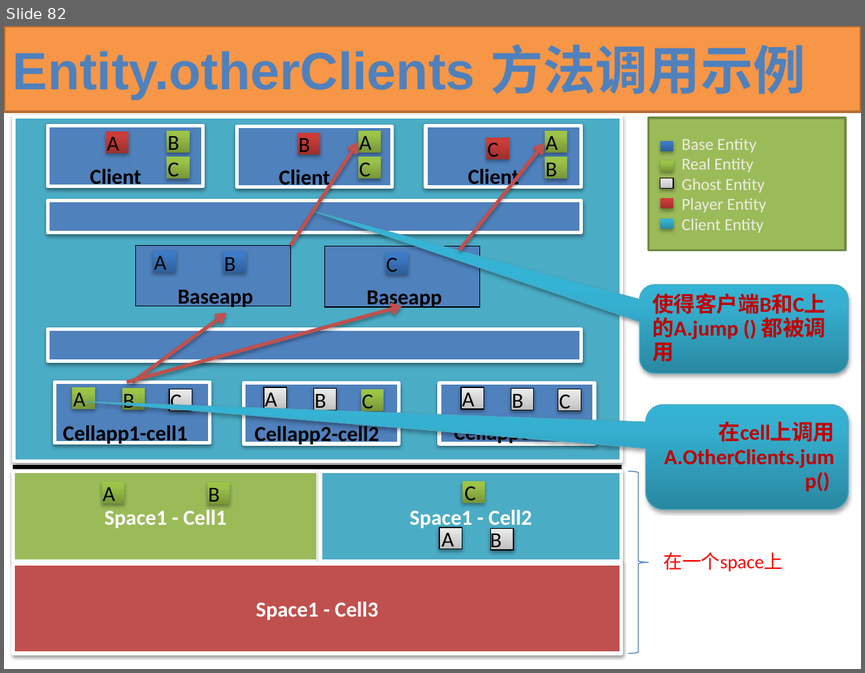
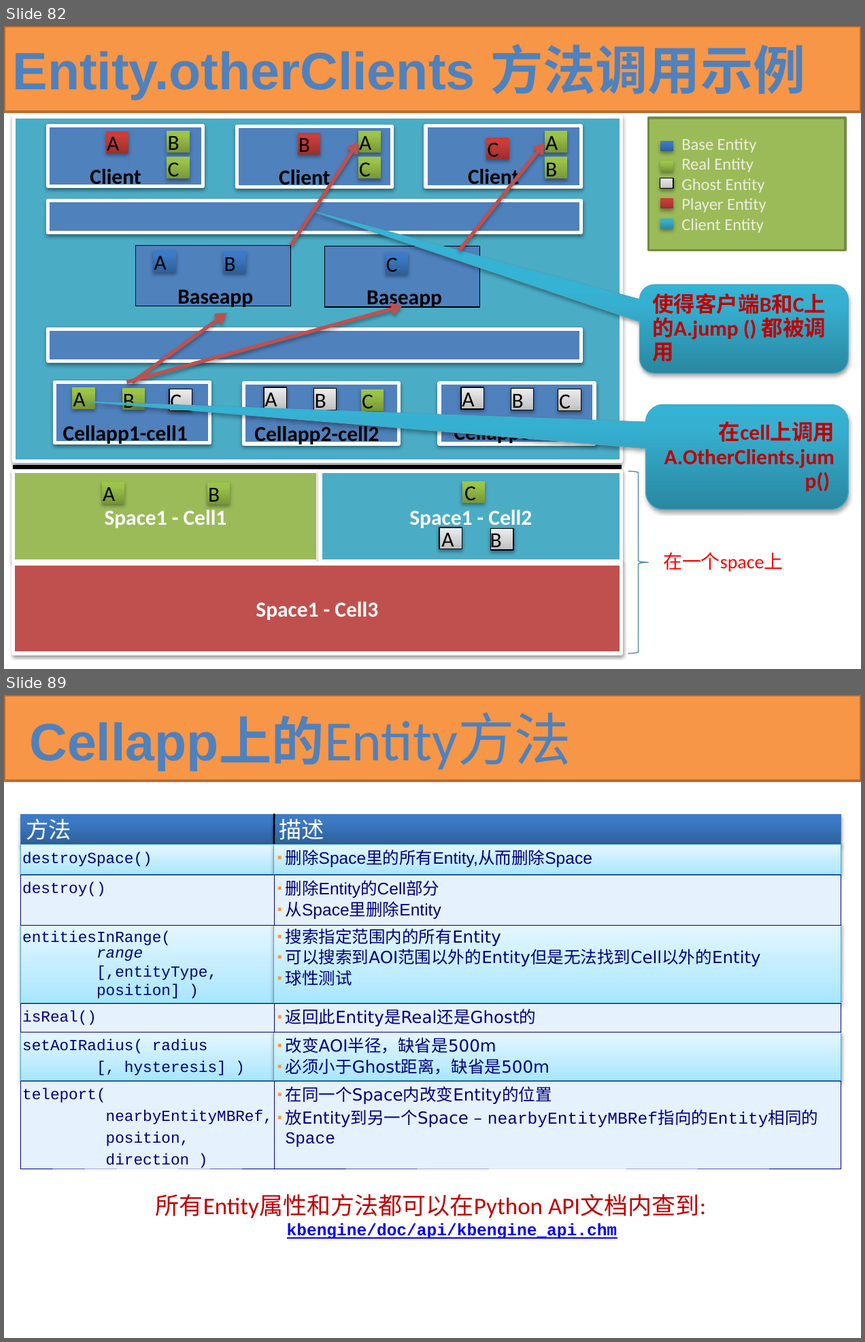
Before and after one commit to kbengine/kbengine_docs, a slide deck: KBEngine技术预览.pptx. Shown one above the other, each under a label of ours: slide 82 before the commit, slides 82 and 89 after it; the slides between them are not shown. The pictures are 865x673 and 865x1342 pixels, drawn with LibreOffice and Linux fonts; fonts in the diff are those of the drawing. Boxes give left, top, right and bottom in pixels: in the first picture for what was removed or moved away, otherwise in the second. Text is boxed around its words. In the diff, an @@ line names an element or a change of style, - is before the commit and + after.

Commit message:
up

```diff
--- a/KBEngine技术预览.pptx
+++ b/KBEngine技术预览.pptx
@@ slide 89 added at (4, 695, 861, 1338), background #FFFFFF @@
@@ rectangle added at (4, 695, 861, 781), fill #F79646, outline #B76F34 2 pt @@
@@ title added at (21, 707, 851, 768), 44.1 pt, text #4F81BD, bold @@
+Cellapp上的Entity方法
@@ rectangle added at (21, 815, 274, 845), fill gradient #2F5F99 to #3D7CC7 to #3A7CCB, outline #4B7EBC 0.75 pt, 19 pt, text #FFFFFF @@
+方法
@@ rectangle added at (274, 815, 840, 845), fill gradient #2F5F99 to #3D7CC7 to #3A7CCB, outline #4B7EBC 0.75 pt, 19 pt, text #FFFFFF @@
+描述
@@ line added from (274, 845) to (274, 813), #000000 1.5 pt @@
@@ rectangle added at (21, 844, 274, 874), fill gradient #A7E6FF to #C1EDFF to #E7F8FF, outline #46AAC5 0.75 pt, 13 pt, text #00007D @@
+destroySpace()
@@ rectangle added at (274, 844, 840, 874), fill gradient #A7E6FF to #C1EDFF to #E7F8FF, outline #46AAC5 0.75 pt, 14 pt, text #00007D @@
+▪ 删除Space里的所有Entity,从而删除Space
@@ rectangle added at (21, 875, 274, 926), fill #E6F1FE, outline #00007D 0.25 pt, 13 pt, text #00007D @@
+destroy()
@@ rectangle added at (274, 875, 840, 926), fill #E6F1FE, outline #00007D 0.25 pt, 14 pt, text #00007D @@
+▪ 删除Entity的Cell部分
+▪ 从Space里删除Entity
@@ rectangle added at (21, 923, 274, 1004), fill gradient #A7E6FF to #C1EDFF to #E7F8FF, outline #46AAC5 0.75 pt, 13 pt, text #00007D @@
+entitiesInRange(
+range
+[,entityType,
+position] )
@@ rectangle added at (274, 923, 840, 1004), fill gradient #A7E6FF to #C1EDFF to #E7F8FF, outline #46AAC5 0.75 pt, 14 pt, text #00007D @@
+▪ 搜索指定范围内的所有Entity
+▪ 可以搜索到AOI范围以外的Entity但是无法找到Cell以外的Entity
+▪ 球性测试
@@ rectangle added at (21, 1002, 274, 1032), fill #E6F1FE, outline #00007D 0.25 pt, 13 pt, text #00007D @@
+isReal()
@@ rectangle added at (274, 1002, 840, 1032), fill #E6F1FE, outline #00007D 0.25 pt, 14 pt, text #00007D @@
+▪ 返回此Entity是Real还是Ghost的
@@ rectangle added at (21, 1032, 274, 1081), fill gradient #A7E6FF to #C1EDFF to #E7F8FF, outline #46AAC5 0.75 pt, 13 pt, text #00007D @@
+setAoIRadius( radius
+[, hysteresis] )
@@ rectangle added at (274, 1032, 840, 1081), fill gradient #A7E6FF to #C1EDFF to #E7F8FF, outline #46AAC5 0.75 pt, 14 pt, text #00007D @@
+▪ 改变AOI半径，缺省是500m
+▪ 必须小于Ghost距离，缺省是500m
@@ rectangle added at (21, 1081, 274, 1168), fill #E6F1FE, outline #00007D 0.25 pt, 13 pt, text #00007D @@
+teleport(
+nearbyEntityMBRef,
+position,
+direction )
@@ rectangle added at (274, 1081, 840, 1168), fill #E6F1FE, outline #00007D 0.25 pt, 14 pt, text #00007D @@
+▪ 在同一个Space内改变Entity的位置
+▪ 放Entity到另一个Space – nearbyEntityMBRef指向的Entity相同的Space
@@ text added at (156, 1193, 706, 1239), 14 pt, text #0000FF, bold, underline @@
+所有Entity属性和方法都可以在Python API文档内查到:
+  kbengine/doc/api/kbengine_api.chm
```
Also in this commit, not shown: 11 other slides added.
